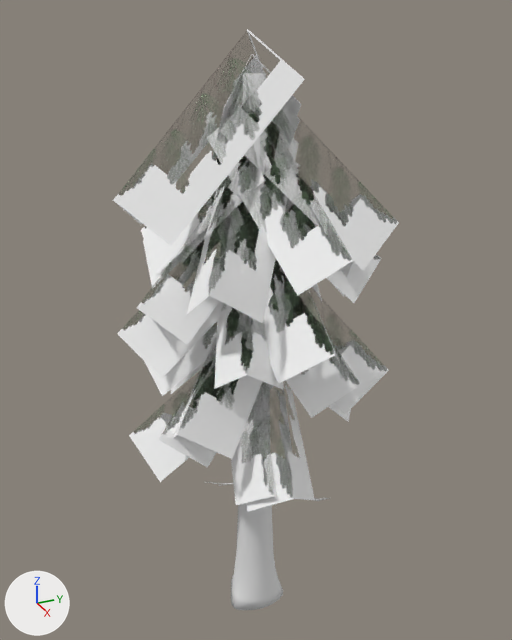
Before and after pictures for a commit that changed the FBX model Assets/Models/pine_tree_1.fbx.
Rendered twice from a 50 mm camera at (-5.3, -13.8, 33.1) aimed at (-35.8, -0.1, 17.8). The lights are fixed; the arrows at lower left show +X, +Y and +Z. Where no turn or scale is listed for an object, it has been applied to the vertices.

The older version as bpy lines, for what is in view:
```python
me_cylinder = bpy.data.meshes.new('Cylinder')
me_cylinder.from_pydata(...)  # 3038 vertices, 2951 faces; spans x -2.7..4.3, y -2.2..2.3, z 0.0..30.0
me_cylinder.materials.append(mat_pine_bark)  # white #e7e7e7
me_plane_006 = bpy.data.meshes.new('Plane.006')
me_plane_006.from_pydata(...)  # 360 vertices, 300 faces; spans x -6.8..6.8, y -6.8..6.8, z -4.6..17.7
me_plane_006.materials.append(mat_material)
ob_pine_1_branches = bpy.data.objects.new('pine_1_branches', me_plane_006)
ob_pine_1_branches.location = (-35.09, -0.47, 14.09)
ob_pine_tree_1 = bpy.data.objects.new('pine_tree_1', me_cylinder)
ob_pine_tree_1.location = (-35.09, -0.47, 0.0)
```
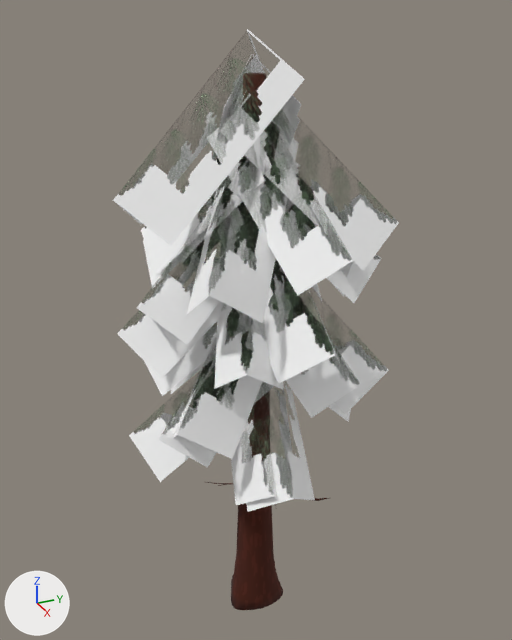
Where the newer file only moved an object's origin or applied its transform, the numbers keep the older frame.

The change, as JSON lines over the scene's bpy script:
```json
{"op": "add", "block": "img_pine_tree_1_png", "code": ["img_pine_tree_1_png = load_image('pine_tree_1.png', '../Textures/trees/pine_tree_1.png', 1024, 1024, 'sRGB')"]}
{"op": "add", "block": "mat_pine_bark_1", "code": ["mat_pine_bark_1 = principled_material('pine_bark_1')", "mat_pine_bark_1.texture = img_pine_tree_1_png", "mat_pine_bark_1.roughness = 1.0"]}
{"block": "me_cylinder", "where": "me_cylinder.from_pydata(...)  # 3038 vertices, 2951 faces; spans x -2.7..4.3, y -2.2..2.3, z 0.0..30.0"}
{"op": "remove", "block": "me_cylinder", "code": "me_cylinder.materials.append(mat_pine_bark)  # white #e7e7e7"}
{"op": "add", "block": "me_cylinder", "code": "me_cylinder.materials.append(mat_pine_bark_1)  # picture img_pine_tree_1_png"}
```

Location of each change, [x1, y1, x2, y2] in pixels of the pictures (512 x 640 px):
```json
{"object": "pine_tree_1", "change": "recoloured", "before": [207, 73, 328, 610], "after": [207, 73, 328, 610], "on screen": "grey to red"}
```
